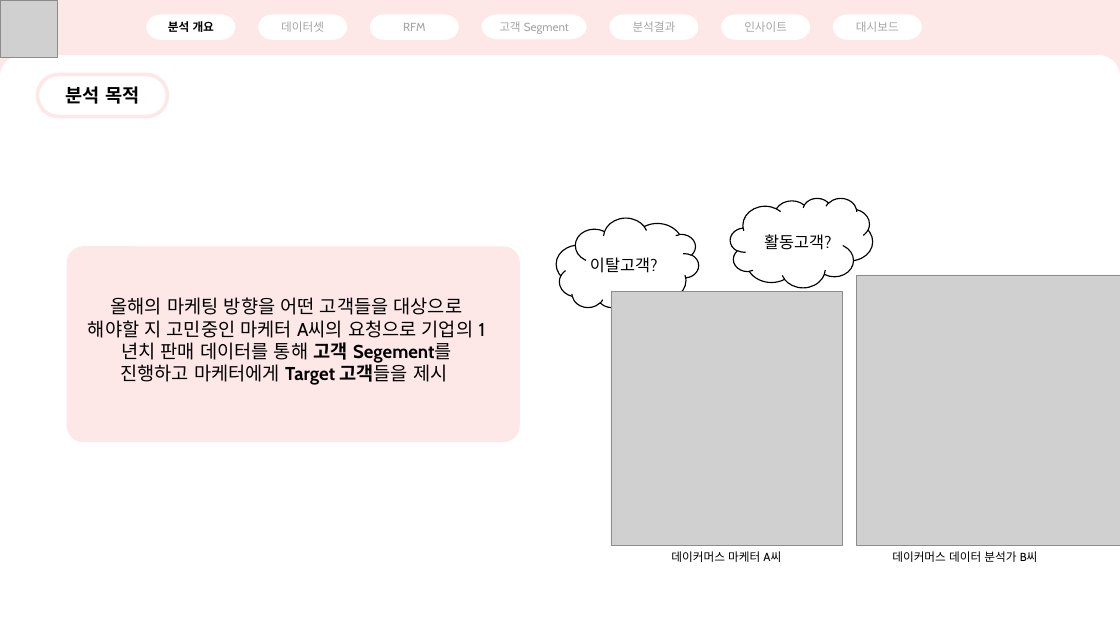
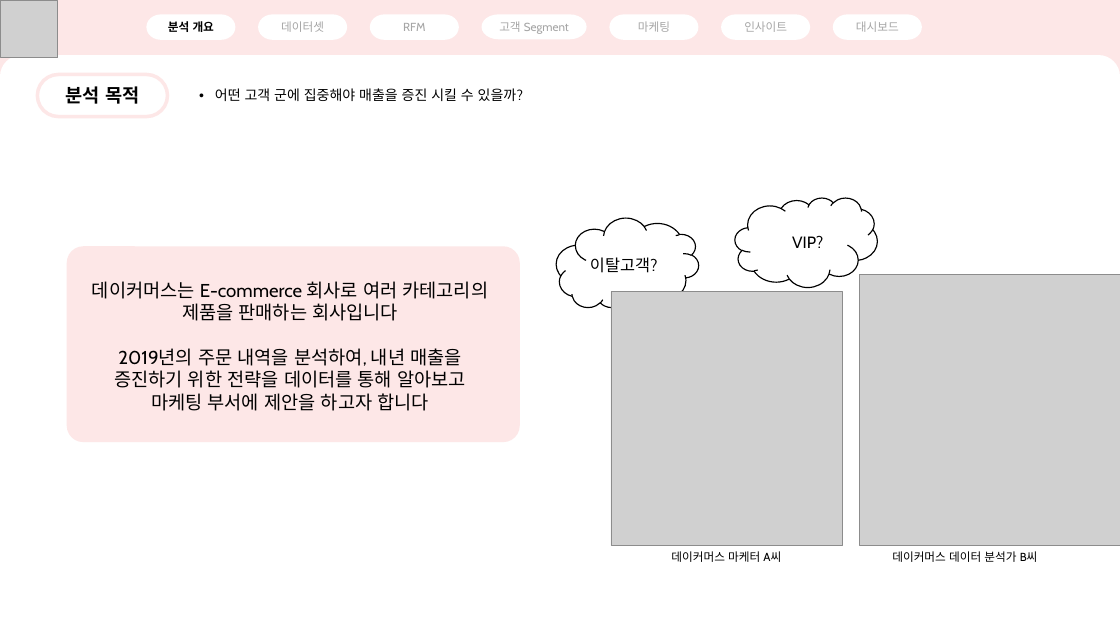
Before and after one commit to brownnyi/Data_Study, a slide deck: slide 2 of Project/RFM/RFM.pptx. Drawn at 1120x630 pixels with LibreOffice and Linux fonts; fonts in the diff are those of the drawing; grey boxes stand for pictures. Boxes give left, top, right and bottom in pixels: in the first picture for what was removed or moved away, otherwise in the second. Text is boxed around its words. In the diff, an @@ line names an element or a change of style, - is before the commit and + after.

```diff
--- a/Project/RFM/RFM.pptx
+++ b/Project/RFM/RFM.pptx
@@ text in pill shape at [638, 21, 670, 32]: text changed @@
-분석결과
+마케팅
@@ text added at [215, 88, 523, 101], 12 pt, text #000000 @@
+• 어떤 고객 군에 집중해야 매출을 증진 시킬 수 있을까?
@@ cloud: place and size @@
-cloud at [730, 198, 873, 288]
+cloud at [735, 197, 878, 287]
@@ text at [792, 235, 823, 248]: text changed @@
-활동고객?
+VIP?
@@ text at [92, 281, 489, 411]: text changed @@
-올해의 마케팅 방향을 어떤 고객들을 대상으로 해야할 지 고민중인 마케터 A씨의 요청으로 기업의 1년치 판매 데이터를 통해 고객 Segement를 진행하고 마케터에게 Target 고객들을 제시
+데이커머스는 E-commerce 회사로 여러 카테고리의 제품을 판매하는 회사입니다
+2019년의 주문 내역을 분석하여, 내년 매출을 증진하기 위한 전략을 데이터를 통해 알아보고 마케팅 부서에 제안을 하고자 합니다
@@ picture: place and size @@
-picture at [856, 275, 1120, 545]
+picture at [860, 275, 1120, 545]
```
Also in this commit, not shown: 6 other slides changed, 2 slides added, 4 slides removed.
